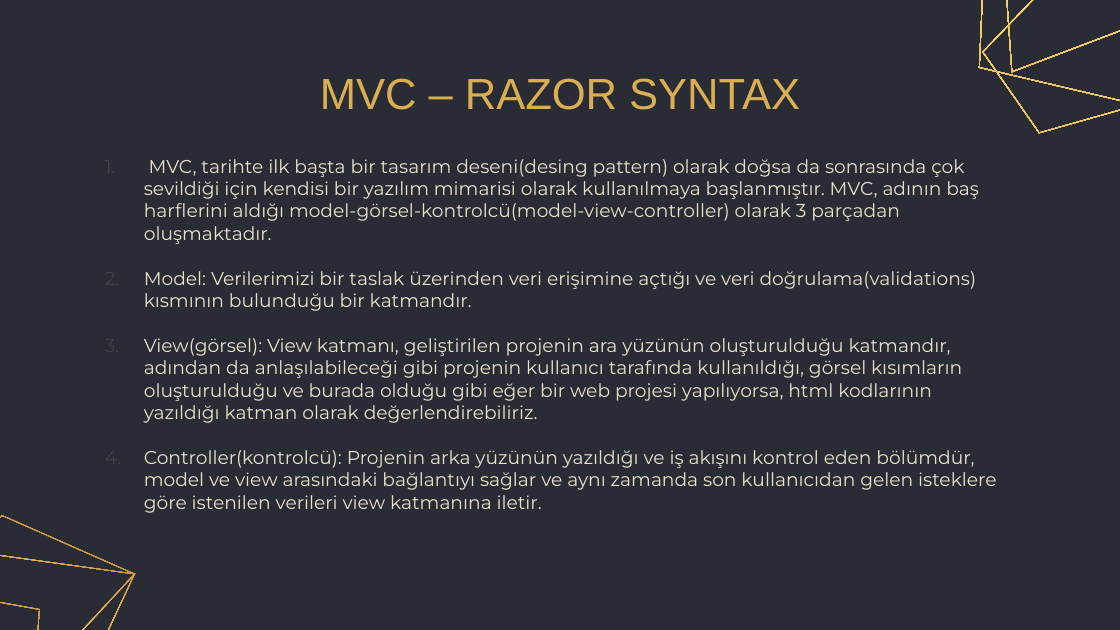
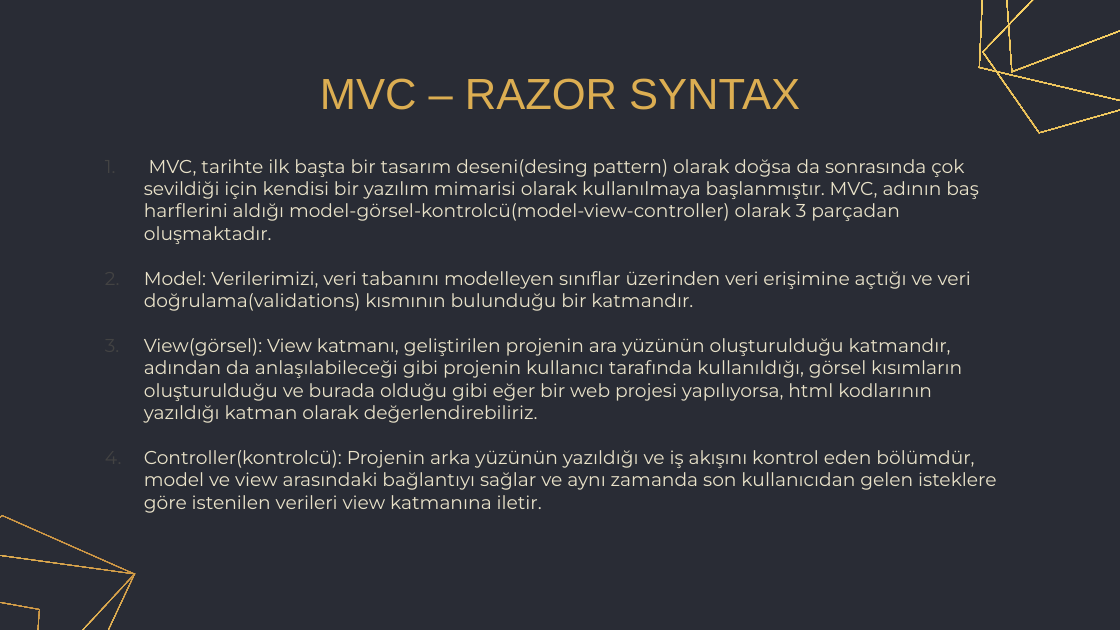
Before and after one commit to cmlblbn/Emlak_Yorumlari.com, a slide deck: slide 25 of Project_presentation/Project_presentation.pptx. Drawn at 1120x630 pixels with LibreOffice and Linux fonts; fonts in the diff are those of the drawing. Boxes give left, top, right and bottom in pixels: in the first picture for what was removed or moved away, otherwise in the second. Text is boxed around its words. In the diff, an @@ line names an element or a change of style, - is before the commit and + after.

```diff
--- a/Project_presentation/Project_presentation.pptx
+++ b/Project_presentation/Project_presentation.pptx
@@ subtitle at (144, 271, 971, 311): text changed @@
-2. Model: Verilerimizi bir taslak üzerinden veri erişimine açtığı ve veri doğrulama(validations) kısmının bulunduğu bir katmandır.
+2. Model: Verilerimizi, veri tabanını modelleyen sınıflar üzerinden veri erişimine açtığı ve veri doğrulama(validations) kısmının bulunduğu bir katmandır.
```
Also in this commit, not shown: 11 other slides changed.
